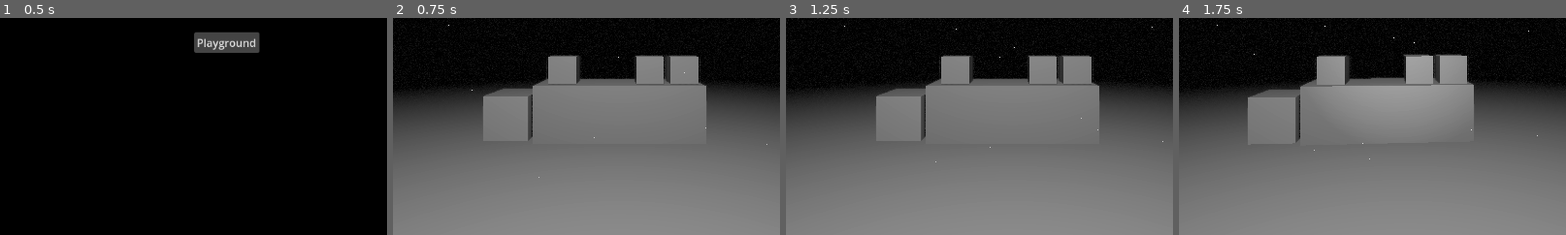
Above: before the commit, frames 1-4 (left to right).
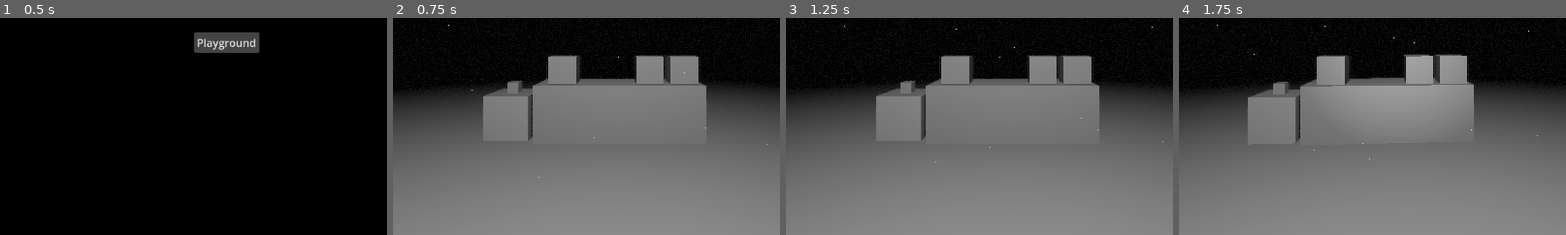
Above: after the commit, the same moments.

Repository: EasyT4RG3T/project-heartache-demo
Game: Godot game, scene res://Scenes/Menus/MainMenu/main_menu.tscn
Same seed, same stepped clock (60 frames per second), same inputs: the game is played once before the commit and once after it.
Inputs (mouse positions are % of the whole screen's width and height, from its top left):
- Up to frame 1 (0.5 s): no input
- Up to frame 2 (0.75 s): click "Playground" at 0.5 s
- Up to frame 3 (1.25 s): no input
- Up to frame 4 (1.75 s): tap Enter at 1.25 s; move the mouse to (55, 50) at 1.27 s; hold Up (command_up) from 1.28 s (still down); hold Q (drop) from 1.28 s (still down); tap F (flashlight) at 1.55 s
The pictures show only the part of the screen within x 21-71%, y 44-94%; the shares and areas given below are measured in that part.

Frame 1 is identical in both runs. In frame 2, 0.2% of the frame differs, in the area x 29-34%, y 29-35%; in frame 3, 0.2%; in frame 4, 0.2%, in the area x 24-29%, y 29-35%.

Commit message:
optimised in previous btw
optimised game in previous update and i'm mid changing save logic

Diff:
--- a/Assets/Placeholder/test_cube.tscn
+++ b/Assets/Placeholder/test_cube.tscn
@@ -8,18 +8,18 @@
 [sub_resource type="BoxMesh" id="BoxMesh_rd3m0"]
 size = Vector3(0.8, 0.8, 0.8)
 
-[node name="HeavyItem3D" type="StaticBody3D" node_paths=PackedStringArray("mesh", "collision")]
+[node name="HeavyItem3D" type="StaticBody3D"]
 script = ExtResource("1_cimlw")
-mesh = NodePath("MeshInstance3D")
-collision = NodePath("CollisionShape3D")
 rest_offset = Vector3(0, 0.4, 0)
+rest_rot = null
 hand_offset = Vector3(0, -0.435, -0.845)
+hand_rot = null
+interact_type = null
 metadata/_custom_type_script = "uid://dikfhy8p3u7bc"
 
 [node name="CollisionShape3D" type="CollisionShape3D" parent="."]
 shape = SubResource("BoxShape3D_ukqwk")
 
 [node name="MeshInstance3D" type="MeshInstance3D" parent="."]
-layers = 4
 gi_mode = 2
 mesh = SubResource("BoxMesh_rd3m0")
--- a/Entities/Player/player_character.gd
+++ b/Entities/Player/player_character.gd
@@ -146,7 +146,6 @@
 
 
 func _ready() -> void:
-	SaverLoader.save_requsted.connect(save)
 	direct_space_state = get_world_3d().direct_space_state
 	get_window().size_changed.connect(_update_sub_viewport)
 	_update_sub_viewport()
@@ -501,26 +500,28 @@
 	mouse_sensitivity = SaverLoader.settings.sensitivity
 
 
-func save(file: Dictionary) -> void:
-	file["player"] = {
+func save() -> Dictionary:
+	var file = {
 		"position": global_position if current_movement_mode != MovementMode.VAULTING else vault_position,
 		"rotation": head.global_rotation,
 		"look_vector": look_vector,
 		"movement_mode": current_movement_mode,
 	}
 
-	file["player"]["flashlight"] = {
+	file["flashlight"] = {
 		"disabled": flashlight.disabled,
 		"visible": flashlight.light.visible,
 	}
 
 	if heavy_item:
-		file["player"]["heavy_item"] = {
+		file["heavy_item"] = {
 			"path": heavy_item.scene_file_path,
 		}
 
-
-func load(file: Dictionary) -> void:
+	return file
+
+
+func load_save(file: Dictionary) -> void:
 	velocity = Vector3.ZERO
 	global_position = file["position"]
 	head.global_rotation = file["rotation"]
--- a/Entities/Player/player_character.tscn
+++ b/Entities/Player/player_character.tscn
@@ -50,7 +50,7 @@
 
 [node name="MainCamera" type="Camera3D" parent="Head"]
 unique_name_in_owner = true
-cull_mask = 1047557
+cull_mask = 1047553
 environment = ExtResource("2_f477v")
 fov = 80.0
 far = 100.0
--- a/Scenes/Maps/Playground/playground.tscn
+++ b/Scenes/Maps/Playground/playground.tscn
@@ -26,6 +26,9 @@
 
 [sub_resource type="BoxMesh" id="BoxMesh_ukqwk"]
 size = Vector3(0.5, 0.5, 0.5)
+
+[sub_resource type="BoxMesh" id="BoxMesh_yeqys"]
+size = Vector3(0.2, 0.2, 0.2)
 
 [node name="Playground" type="Node3D"]
 
@@ -103,6 +106,13 @@
 
 [node name="HeavyItem3D" parent="Geometry" instance=ExtResource("3_yeqys")]
 transform = Transform3D(1, 0, 0, 0, 1, 0, 0, 0, 1, -2.0178108, 0.4, -5.0042586)
+rest_rot = Vector3(0, 0, 0)
+hand_rot = Vector3(0, 0, 0)
+interact_type = 0
+
+[node name="MeshInstance3D2" type="MeshInstance3D" parent="Geometry/HeavyItem3D"]
+transform = Transform3D(1, 0, 0, 0, 1, 0, 0, 0, 1, 0, 0.4969221, 0)
+mesh = SubResource("BoxMesh_yeqys")
 
 [node name="OmniLight3D" type="OmniLight3D" parent="."]
 transform = Transform3D(1, 0, 0, 0, 1, 0, 0, 0, 1, 0, 4, 0)
@@ -114,5 +124,5 @@
 shadow_normal_bias = 2.0
 shadow_opacity = 0.9
 shadow_blur = 2.0
-shadow_caster_mask = 4294966277
+shadow_caster_mask = 4294966273
 omni_range = 17.0
--- a/Scripts/Autoloads/game_manager.gd
+++ b/Scripts/Autoloads/game_manager.gd
@@ -100,3 +100,19 @@
 		debug_overlay.queue_free()
 		await get_tree().process_frame
 		debug_overlay = null
+
+
+func save(file: Dictionary) -> void:
+	# save some game stats
+
+	file["player"] = player_character.save()
+
+
+func load_save(file: Dictionary) -> void:
+	# load some game stats
+
+	player_character.load_save(file["player"])
+
+
+func load_chunk(file: Dictionary) -> void:
+	pass
--- a/Scripts/Autoloads/saverloader.gd
+++ b/Scripts/Autoloads/saverloader.gd
@@ -1,7 +1,4 @@
 extends Node
-
-
-signal save_requsted(save_data: Dictionary)
 
 
 const GAME_VERSION: int = 1
@@ -47,20 +44,17 @@
 
 func save_game_data(slot: int) -> void:
 	var save_data: Dictionary = {}
-	save_requsted.emit(save_data)
+	GameManager.save(save_data)
 	_queue_function(_save_game_data, [slot, save_data])
 
 func load_game_data(slot: int) -> void:
 	_queue_function(_load_game_data, slot)
 
+func load_chunk_data(slot: int, chunk: String) -> void:
+	_queue_function(_load_chunk_data, [slot, chunk])
+
 func erase_game_data(slot: int) -> void:
 	_queue_function(_erase_game_data, slot)
-
-func save_temp() -> void:
-	_queue_function(_save_temp)
-
-func load_temp() -> void:
-	_queue_function(_load_temp)
 
 
 func _init() -> void:
@@ -303,151 +297,28 @@
 		Console.call_deferred("console_print", "game data: couldn't open file")
 		return
 
-	for node in get_tree().get_nodes_in_group("Save"):
-		if node is PlayerCharacter: continue
-		node.queue_free()
-
 	var game_data: Dictionary = {}
 
 	var read_data_byte = file_read.get_buffer(file_read.get_length())
 	game_data = bytes_to_var(read_data_byte)
 	file_read.close()
 
-	print(game_data)
-
-	for key in game_data:
-		if key == "player":
-			GameManager.player_character.call_deferred("load", game_data[key])
+	GameManager.call_deferred("load_save", game_data)
 
 	Console.call_deferred("console_print", "game data: loaded from slot " + str(slot))
 	return
 
 
+func _load_chunk_data(slot: int, chunk: String) -> void:
+	print(slot, chunk)
+
+
 func _erase_game_data(slot) -> void:
-	print("erased game from slot: ", slot)
-
-
-
-
-
-
-
-
-
-
-
-
-
-
-
-
-
-#func save_game_data(slot: int = 0) -> String:
-#	if not DirAccess.dir_exists_absolute(GAME_DATA_PATH):
-#		DirAccess.make_dir_recursive_absolute(GAME_DATA_PATH)
-#
-#	var save_data: Dictionary = {}
-#	save_requsted.emit(save_data)
-#
-#	if FileAccess.file_exists(GAME_DATA_PATH + "temp.dat"):
-#		var file_read = FileAccess.open(GAME_DATA_PATH + "temp.dat", FileAccess.READ)
-#		if !file_read:
-#			return "error saving game data to slot " + str(slot) + ", couldn't open temp file"
-#
-#		# add data from save_data to file_read data and ovverride existing data?
-#
-#		file_read.close()
-#
-#	var file = FileAccess.open(GAME_DATA_PATH + "slot_" + str(slot) + ".dat", FileAccess.WRITE)
-#	if !file:
-#		return "error saving game data to slot " + str(slot) + ", couldn't create the file"
-#
-#	file.store_8(GameManager.GAME_VERSION_1)
-#	file.store_8(GameManager.GAME_VERSION_2)
-#	file.store_8(GameManager.GAME_VERSION_3)
-#
-#	var time = Time.get_datetime_string_from_system()
-#	file.store_32(Time.get_unix_time_from_datetime_string(time))
-#
-#	var data_byte = var_to_bytes(save_data)
-#	file.store_buffer(data_byte)
-#	file.close()
-#
-#	return "saved game data in slot " + str(slot)
-
-
-#func load_game_data(slot: int = 0) -> String:
-#	if !FileAccess.file_exists(GAME_DATA_PATH + "slot_" + str(slot) + ".dat"):
-#		return "error loading game data slot " + str(slot) + ", file doesn't exist"
-#
-#	var file = FileAccess.open(GAME_DATA_PATH + "slot_" + str(slot) + ".dat", FileAccess.READ)
-#	if !file:
-#		return "error loading game data slot " + str(slot) + ", couldn't open file"
-#
-#	var version_1 = file.get_8()
-#	var version_2 = file.get_8()
-#	if version_1 != GameManager.GAME_VERSION_1 or version_2 != GameManager.GAME_VERSION_2:
-#		return "error loading game data slot " + str(slot) + ", version missmatch"
-#	file.seek(7)
-#
-#	var data_byte = file.get_buffer(file.get_length() - 7)
-#	file.close()
-#
-#	var save_data = bytes_to_var(data_byte)
-#	if save_data is not Dictionary:
-#		return "error loading game data slot " + str(slot) + ", not dictionary"
-#
-#	load_requested.emit(save_data)
-#
-#	return "loaded game data from slot " + str(slot)
-
-
-func delete_game_data(slot: int = 0) -> String:
-	if !FileAccess.file_exists(GAME_DATA_PATH + "slot_" + str(slot)):
-		return "error deleteing game data slot " + str(slot) + ", file not found"
-
-	var error = DirAccess.remove_absolute(GAME_DATA_PATH + "slot_" + str(slot))
+	if !FileAccess.file_exists(GAME_DATA_PATH + str(slot)):
+		Console.call_deferred("console_print", "game data: slot " + str(slot) + ", file not found")
+
+	var error = DirAccess.remove_absolute(GAME_DATA_PATH + str(slot))
 	if error == OK:
-		return "deleted game data slot " + str(slot)
+		Console.call_deferred("console_print", "game data: deleted slot " + str(slot))
 	else:
-		return "error deleting game data slot " + str(slot) + ", " + error
-
-
-func _save_temp(save_data: Dictionary) -> String:
-	if not DirAccess.dir_exists_absolute(GAME_DATA_PATH):
-		DirAccess.make_dir_recursive_absolute(GAME_DATA_PATH)
-
-	var temp_data: Dictionary = {}
-
-	if FileAccess.file_exists(GAME_DATA_PATH + "temp.dat"):
-		var file_read = FileAccess.open(GAME_DATA_PATH + "temp.dat", FileAccess.READ)
-		if !file_read:
-			return "error saving temp game data, couldn't open file"
-
-		var read_data_byte = file_read.get_buffer(file_read.get_length())
-		temp_data = bytes_to_var(read_data_byte)
-		file_read.close()
-
-	for key in save_data:
-		temp_data[key] = save_data[key]
-
-	var file_write = FileAccess.open(GAME_DATA_PATH + "temp.dat", FileAccess.WRITE)
-	if !file_write:
-		return "error saving temp game data, couldn't create the file"
-
-	var write_data_byte = var_to_bytes(temp_data)
-	file_write.store_buffer(write_data_byte)
-	file_write.close()
-
-	return "saved temporary game data"
-
-
-func _load_temp() -> String:
-	if !FileAccess.file_exists(GAME_DATA_PATH + "temp.dat"):
-		return "error loading temp game data, file doesn't exist"
-
-	var file_read = FileAccess.open(GAME_DATA_PATH + "temp.dat", FileAccess.READ)
-	if !file_read:
-		return "error loading temp game data, couldn't open file"
-
-	return "loaded temporary game data"
+		Console.call_deferred("console_print", "game data: slot " + str(slot) + ", " + error)
--- a/Scripts/Nodes/heavy_item_3d.gd
+++ b/Scripts/Nodes/heavy_item_3d.gd
@@ -6,9 +6,10 @@
 const ITEM_DROP_INVALID = preload("uid://ov8441f6kvfv")
 
 
-@export var mesh: MeshInstance3D
-@export var collision: CollisionShape3D
-var preview: MeshInstance3D
+var meshes: Array[MeshInstance3D]
+var collisions: Array[CollisionShape3D]
+
+var previews: Node3D = Node3D.new()
 
 var collision_query: PhysicsShapeQueryParameters3D = PhysicsShapeQueryParameters3D.new()
 
@@ -22,14 +23,8 @@
 
 
 func _ready() -> void:
-	mesh.layers = 4
-	preview = mesh.duplicate()
-	preview.hide()
-	add_child(preview)
-
-	collision_query.shape = collision.shape
-
 	interacted.connect(_pick_up)
+	add_child(previews)
 
 
 func _pick_up(player: PlayerCharacter) -> void:
@@ -45,17 +40,30 @@
 				player.add_thought("I can't carry this right now")
 				return
 
+	meshes = []
+	collisions = []
+
 	for child in get_children():
 		if child is HeavyItem3D:
 			player.add_thought("I can't carry it if it has another heavy object on top")
 			return
+		elif child is MeshInstance3D:
+			meshes.append(child)
+		elif child is CollisionShape3D:
+			collisions.append(child)
+
+	for collision in collisions:
+		collision.disabled = true
+
+	for mesh in meshes:
+		previews.add_child(mesh.duplicate())
+
+		mesh.layers = 2
+		mesh.cast_shadow = GeometryInstance3D.SHADOW_CASTING_SETTING_OFF
 
 	#if player.held_item:
 	#	player.held_item.put_to_inventory(player)
 
-	collision.disabled = true
-	mesh.layers = 2
-	mesh.cast_shadow = GeometryInstance3D.SHADOW_CASTING_SETTING_OFF
 	reparent(player.hands)
 	global_position = player.hands.global_position
 	position = hand_offset
@@ -68,30 +76,41 @@
 	var reason: String = _check_drop(player, ray_result)
 
 	if reason == "":
-		collision.disabled = false
-		mesh.layers = 4
-		mesh.cast_shadow = GeometryInstance3D.SHADOW_CASTING_SETTING_ON
+		for collision in collisions:
+			collision.disabled = false
+
+		for mesh in meshes:
+			mesh.layers = 1
+			mesh.cast_shadow = GeometryInstance3D.SHADOW_CASTING_SETTING_ON
+
 		reparent(ray_result["collider"], false)
 		global_position = ray_result["position"] + rest_offset
 		global_rotation = rest_rot + Vector3(0, player.head.rotation.y, 0)
 		player.heavy_item = null
+		previews.queue_free()
+		collisions = []
+		meshes = []
 	else:
 		player.add_thought(reason)
 
 
 func show_preview(player: PlayerCharacter, ray_result: Dictionary) -> void:
-	preview.show()
-	preview.global_position = ray_result["position"] + rest_offset
-	preview.global_rotation = rest_rot + Vector3(0, player.head.rotation.y, 0)
+	previews.show()
+	previews.global_position = ray_result["position"] + rest_offset
+	previews.global_rotation = rest_rot + Vector3(0, player.head.rotation.y, 0)
 
 	if _check_drop(player, ray_result) == "":
-		preview.material_override = ITEM_DROP_VALID
+		for child in previews.get_children():
+			if child == MeshInstance3D:
+				previews.material_override = ITEM_DROP_VALID
 	else:
-		preview.material_override = ITEM_DROP_INVALID
+		for child in previews.get_children():
+			if child == MeshInstance3D:
+				previews.material_override = ITEM_DROP_INVALID
 
 
 func hide_preview() -> void:
-	preview.hide()
+	previews.hide()
 
 
 func _check_drop(player: PlayerCharacter, ray_result: Dictionary) -> String:
@@ -112,3 +131,11 @@
 		if object.get_parent() is HeavyItem3D:
 			return false
 	return true
+
+
+func save(file: Dictionary) -> void:
+	pass
+
+
+func load_save(file: Dictionary) -> void:
+	pass
Not shown: 1 places in Scenes/Maps/Playground/playground.tscn that only renumber resources
